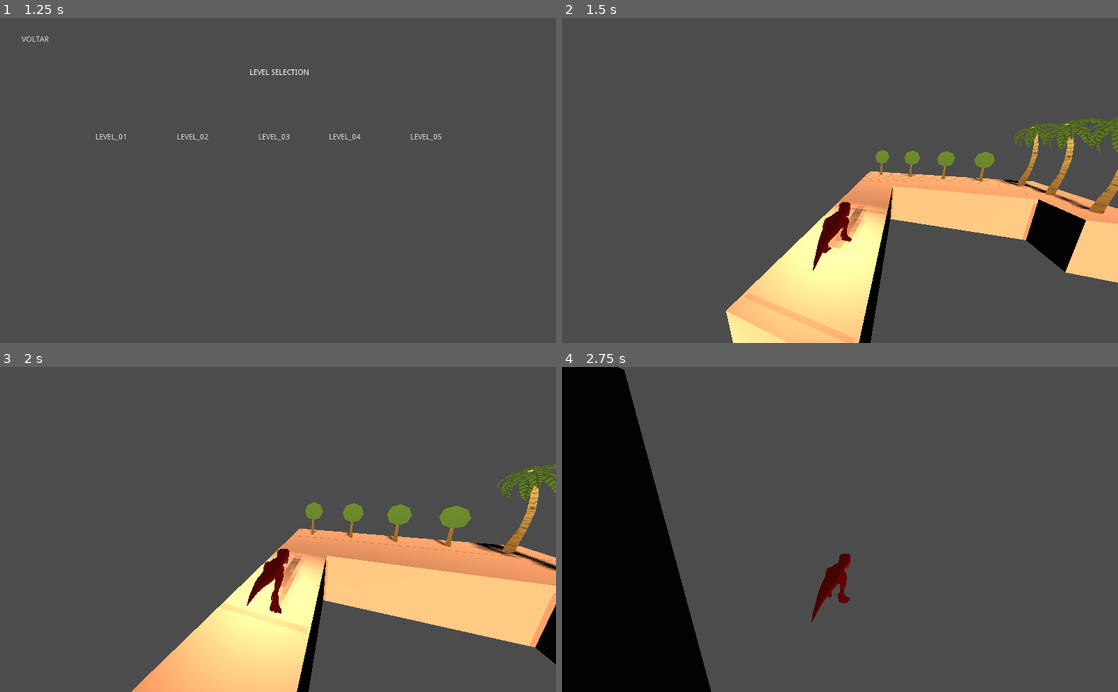
Above: before the commit, frames 1-4 (two rows, left to right).
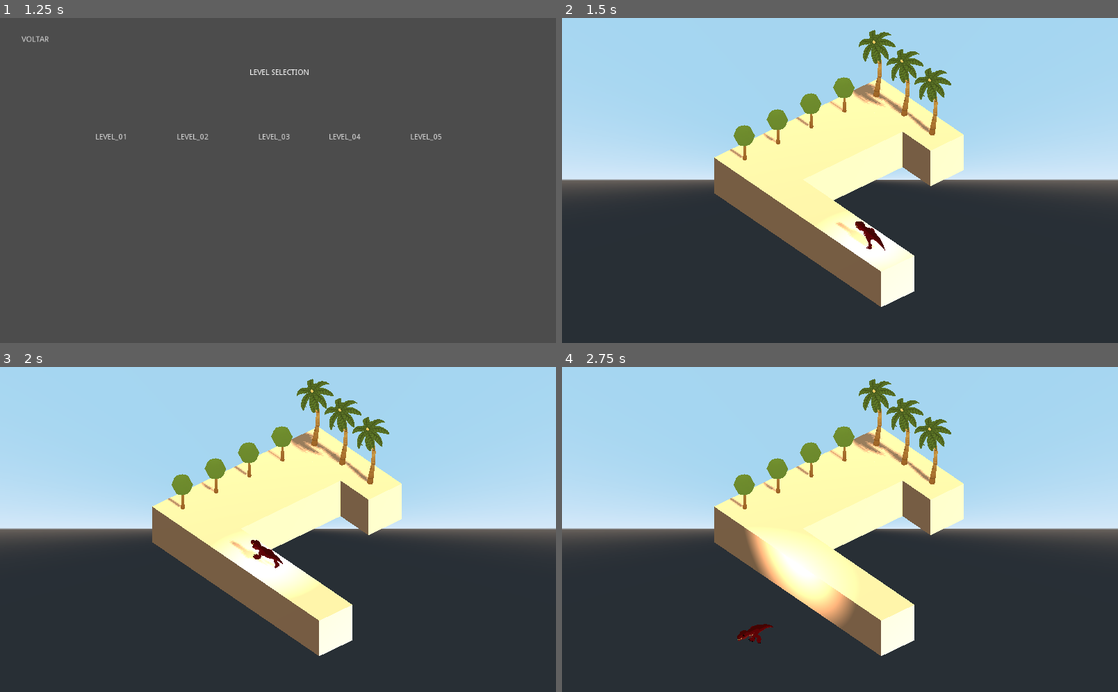
Above: after the commit, the same moments.

Repository: FronteiraTec/dino-travel
Game: Godot game, scene res://SCENES/UI/MENU.tscn
Same seed, same stepped clock (60 frames per second), same inputs: the game is played once before the commit and once after it.
Inputs (mouse positions are in pixels of both pictures, inside the frame that each line leads up to):
- Up to frame 1 (1.25 s): click (66, 164) at 0.5 s
- Up to frame 2 (1.5 s): click "LEVEL_01" at 1.25 s
- Up to frame 3 (2 s): no input
- Up to frame 4 (2.75 s): move the mouse to (962, 513) at 2.02 s; click (962, 513) at 2.1 s

Frame 1 is identical in both runs. In frame 2, 98% of the frame differs, in the area x 0-100%, y 0-100%; in frame 3, 97%; in frame 4, 98%.

Commit message:
Added orthogonal camera

Diff:
--- a/SCENES/LEVELS/LEVEL_01.tscn
+++ b/SCENES/LEVELS/LEVEL_01.tscn
@@ -75,3 +75,14 @@
 
 [node name="WIN AREA" parent="." instance=ExtResource( 6 )]
 transform = Transform( 1, 0, 0, 0, 1, 0, 0, 0, 1, 8, 2, 7 )
+
+[node name="Camera" type="Camera" parent="."]
+transform = Transform( -0.642788, 0.439385, -0.627507, 0, 0.819152, 0.573577, 0.766044, 0.368688, -0.526541, -4, 10, -6 )
+projection = 1
+current = true
+size = 15.0
+
+[node name="Camera2" type="Camera" parent="."]
+transform = Transform( -1, 0, 0, 0, 0.819152, 0.573577, 0, 0.573577, -0.819152, 4, 5, 0 )
+projection = 1
+size = 15.0
